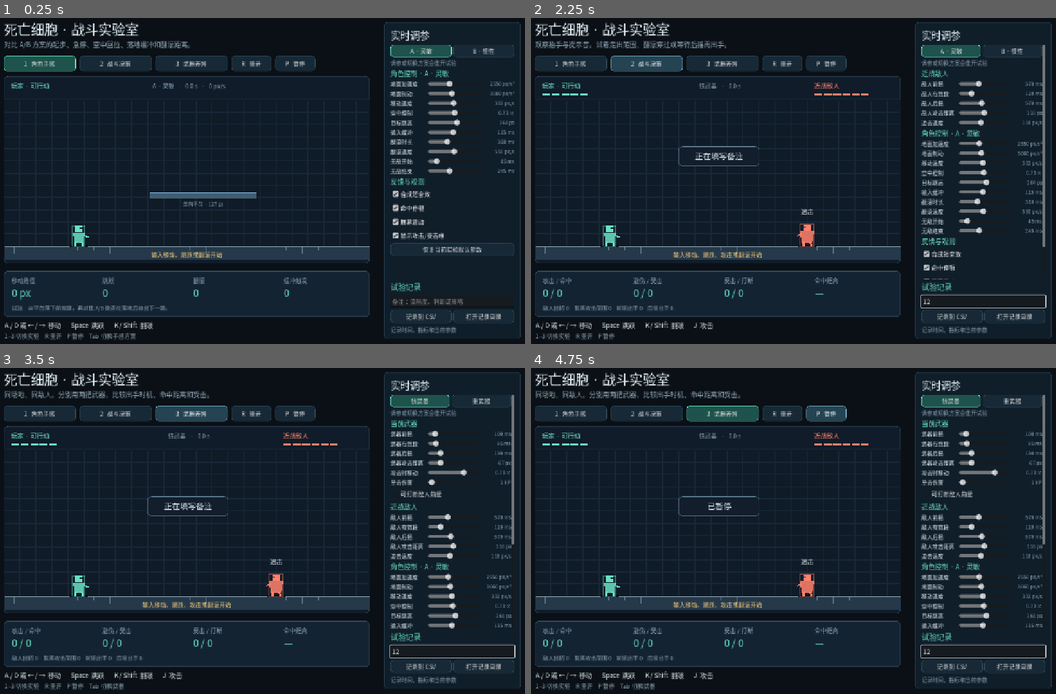
Above: before the commit, frames 1-4 (two rows, left to right).
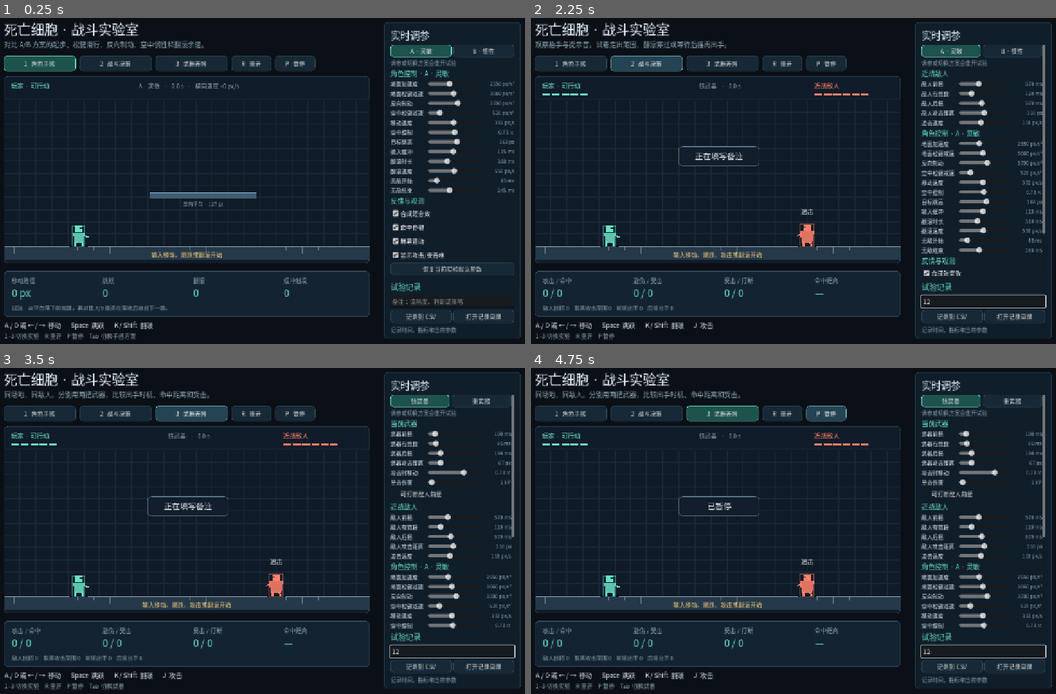
Above: after the commit, the same moments.

Repository: hydrogenisdru/godot_pro
Game: Godot game, scene res://lab.tscn
The game is run twice, just before and just after one commit, with the same random seed, the same clock (stepped at 60 frames per second) and the same inputs.
Inputs (mouse positions are in pixels of both pictures, inside the frame that each line leads up to):
- Up to frame 1 (0.25 s): no input
- Up to frame 2 (2.25 s): click (982, 301) at 0.52 s; type "12" at 0.6 s; click "1 角色手感" at 1.25 s; click "2 战斗决策" at 2 s
- Up to frame 3 (3.5 s): click "3 武器差异" at 2.75 s
- Up to frame 4 (4.75 s): click "R 重开" at 3.5 s; click "P 暂停" at 4.25 s

The runs differ from the first frame. In frame 1, 3.0% of the frame differs, in the area x 13-98%, y 7-79%; in frame 2, 1.6%; in frame 3, 0.5%; in frame 4, 0.5%.

Commit message:
增加可调的角色横向惯性

Diff:
--- a/scripts/arena_view.gd
+++ b/scripts/arena_view.gd
@@ -11,7 +11,7 @@
 const PHASE_NAMES := {"windup": "前摇", "active": "有效段", "recovery": "后摇", "chase": "追击", "stagger": "硬直", "dead": "倒下"}
 const PLAYER_NAMES := {"ready": "可行动", "roll": "翻滚", "hurt": "受击硬直", "dead": "倒下"}
 const OBJECTIVES := [
-	"对比 A/B 方案的起步、急停、空中回拉、落地缓冲和翻滚距离。",
+	"对比 A/B 方案的起步、松键滑行、反向制动、空中惯性和翻滚余速。",
 	"观察抬手与提示音。试着走出范围、翻滚穿过或等待后摇再出手。",
 	"同场地、同敌人。分别用两把武器，比较出手时机、命中距离和受击。",
 ]
@@ -142,7 +142,7 @@
 	var mode: int = lab.mode
 	var player_state: String = PHASE_NAMES.get(player.attack_phase(), PLAYER_NAMES.get(str(player.state), ""))
 	txt(Vector2(45, 180), "玩家 · " + player_state, 15, TEAL)
-	var status := "%s   ·   %.1f s   ·   %d px/s" % [lab.PROFILES[lab.profile_id], lab.elapsed, roundi(absf(player.velocity.x))]
+	var status := "%s   ·   %.1f s   ·   横向速度 %+d px/s" % [lab.PROFILES[lab.profile_id], lab.elapsed, roundi(player.velocity.x)]
 	if mode > 0:
 		status = "%s   ·   %.1f s" % [lab.WEAPONS[lab.arm_index()], lab.elapsed]
 		hp_meter(Vector2(47, 191), player.hp, player.MAX_HP, TEAL)
--- a/scripts/player.gd
+++ b/scripts/player.gd
@@ -75,7 +75,6 @@
 			if age >= movement.roll_time:
 				state = &"ready"
 				roll_cooldown = 0.13
-				velocity.x = clampf(velocity.x, -movement.speed, movement.speed)
 		&"attack":
 			if age >= swing.windup + swing.active + swing.recovery:
 				state = &"ready"
@@ -87,12 +86,11 @@
 		if absf(axis) > 0.01:
 			facing = signf(axis)
 		if queued(roll_buffer) and is_on_floor() and roll_cooldown <= 0.0:
+			velocity.x = facing * maxf(facing * velocity.x, movement.roll_speed)
 			start_action(&"roll")
 			roll_buffer = -1.0
 		elif queued(attack_buffer) and attack_enabled:
 			swing = weapon.duplicate()
-			var attack_speed: float = movement.speed * swing.move_factor
-			velocity.x = clampf(velocity.x, -attack_speed, attack_speed)
 			spent_swing = false
 			start_action(&"attack")
 			attack_buffer = -1.0
@@ -102,19 +100,15 @@
 			coyote = 0.0
 			jump_buffer = -1.0
 
+	var grounded := is_on_floor() and velocity.y >= 0.0
 	match state:
-		&"roll":
-			velocity.x = facing * float(movement.roll_speed)
 		&"attack":
 			if swing.move_factor == 0.0:
 				velocity.x = 0.0
 			else:
-				velocity.x = move_toward(velocity.x, axis * movement.speed * swing.move_factor, movement.accel * delta)
+				apply_horizontal_inertia(axis, movement.speed * swing.move_factor, grounded, delta)
 		&"ready":
-			var rate: float = movement.accel if absf(axis) > 0.01 else movement.brake
-			if not is_on_floor():
-				rate *= float(movement.air_control)
-			velocity.x = move_toward(velocity.x, axis * movement.speed, rate * delta)
+			apply_horizontal_inertia(axis, movement.speed, grounded, delta)
 		&"hurt":
 			velocity.x = move_toward(velocity.x, 0.0, 660.0 * delta)
 
@@ -122,6 +116,23 @@
 	jump_buffer = next_buffer(jump_buffer, delta)
 	roll_buffer = next_buffer(roll_buffer, delta)
 	attack_buffer = next_buffer(attack_buffer, delta)
+
+func apply_horizontal_inertia(axis: float, speed: float, grounded: bool, delta: float) -> void:
+	var control: float = 1.0 if grounded else movement.air_control
+	var deceleration: float = movement.brake if grounded else movement.air_drag
+	if is_zero_approx(axis):
+		velocity.x = move_toward(velocity.x, 0.0, deceleration * delta)
+		return
+
+	var target := axis * speed
+	if velocity.x * axis < 0.0:
+		var turn_brake: float = movement.turn_brake * control
+		var time_to_stop := absf(velocity.x) / turn_brake
+		velocity.x = move_toward(velocity.x, 0.0, turn_brake * delta)
+		delta = maxf(0.0, delta - time_to_stop)
+
+	var rate: float = deceleration if absf(velocity.x) > absf(target) else movement.accel * control
+	velocity.x = move_toward(velocity.x, target, rate * delta)
 
 func queued(value: float) -> bool:
 	return value >= 0.0 and value <= float(movement.buffer) + 0.0001
@@ -156,5 +167,5 @@
 	state = &"hurt" if hp > 0 else &"dead"
 	age = 0.0
 	flash = 0.20
-	velocity.x = 240.0 * (1.0 if position.x >= from_x else -1.0)
+	velocity.x += 240.0 * (1.0 if position.x >= from_x else -1.0)
 	return true
--- a/scripts/tuning.gd
+++ b/scripts/tuning.gd
@@ -2,11 +2,13 @@
 
 const MOVEMENT_A := {
 	"speed": 302.0, "accel": 2550.0, "brake": 3060.0, "air_control": 0.73,
+	"turn_brake": 3700.0, "air_drag": 520.0,
 	"jump_height": 164.0, "buffer": 0.115, "roll_time": 0.31, "roll_speed": 550.0,
 	"iframe_start": 0.045, "iframe_end": 0.245,
 }
 const MOVEMENT_B := {
-	"speed": 302.0, "accel": 1450.0, "brake": 1650.0, "air_control": 0.39,
+	"speed": 302.0, "accel": 1450.0, "brake": 1020.0, "air_control": 0.39,
+	"turn_brake": 1150.0, "air_drag": 100.0,
 	"jump_height": 148.0, "buffer": 0.05, "roll_time": 0.38, "roll_speed": 500.0,
 	"iframe_start": 0.045, "iframe_end": 0.245,
 }
@@ -15,7 +17,9 @@
 const HEAVY := {"reach": 140.0, "windup": 0.33, "active": 0.13, "recovery": 0.40, "move_factor": 0.0, "damage": 2.0, "interrupts": true}
 const M_FIELDS := [
 	["accel", "地面加速度", 500, 6000, 50, "px/s²"],
-	["brake", "地面制动", 500, 6500, 50, "px/s²"],
+	["brake", "地面松键减速", 100, 6500, 10, "px/s²"],
+	["turn_brake", "反向制动", 200, 6500, 50, "px/s²"],
+	["air_drag", "空中松键减速", 0, 3000, 10, "px/s²"],
 	["speed", "移动速度", 150, 475, 5, "px/s"],
 	["air_control", "空中控制", 0.10, 1.40, 0.01, "×"],
 	["jump_height", "目标跳高", 65, 250, 1, "px"],
